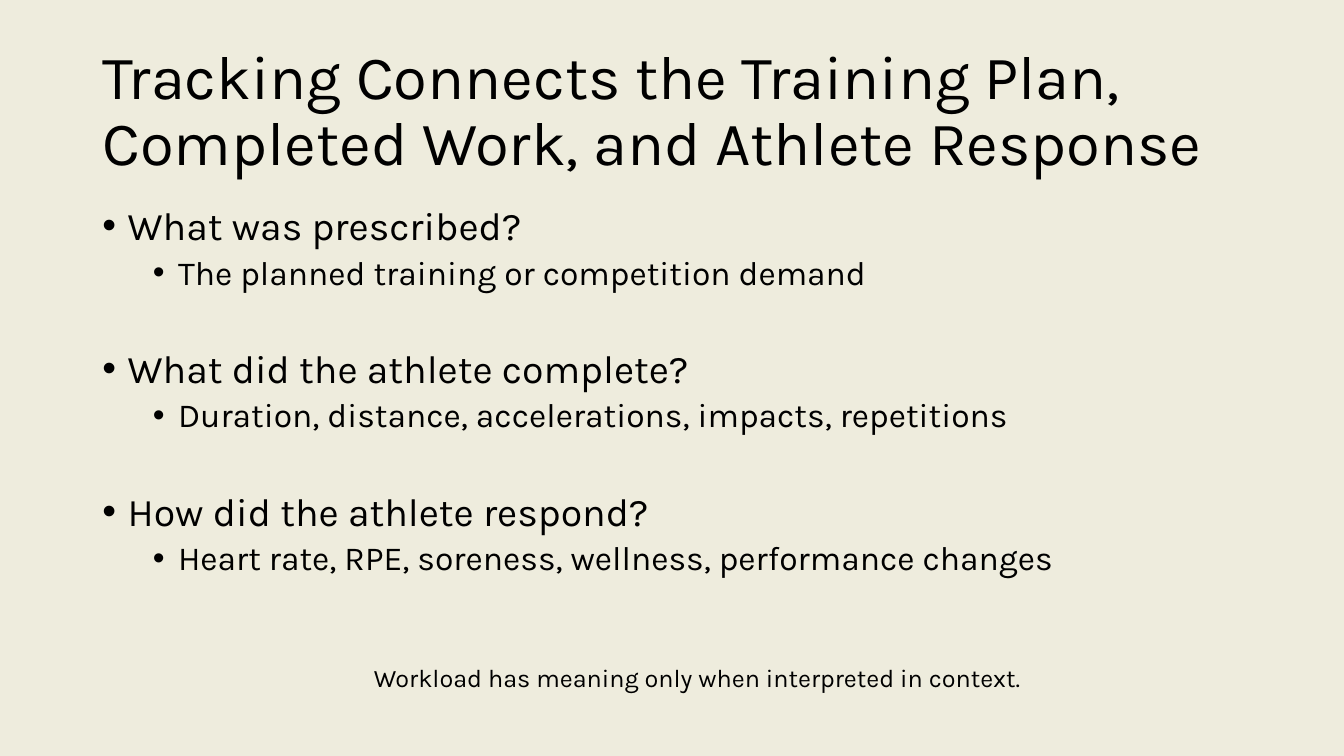
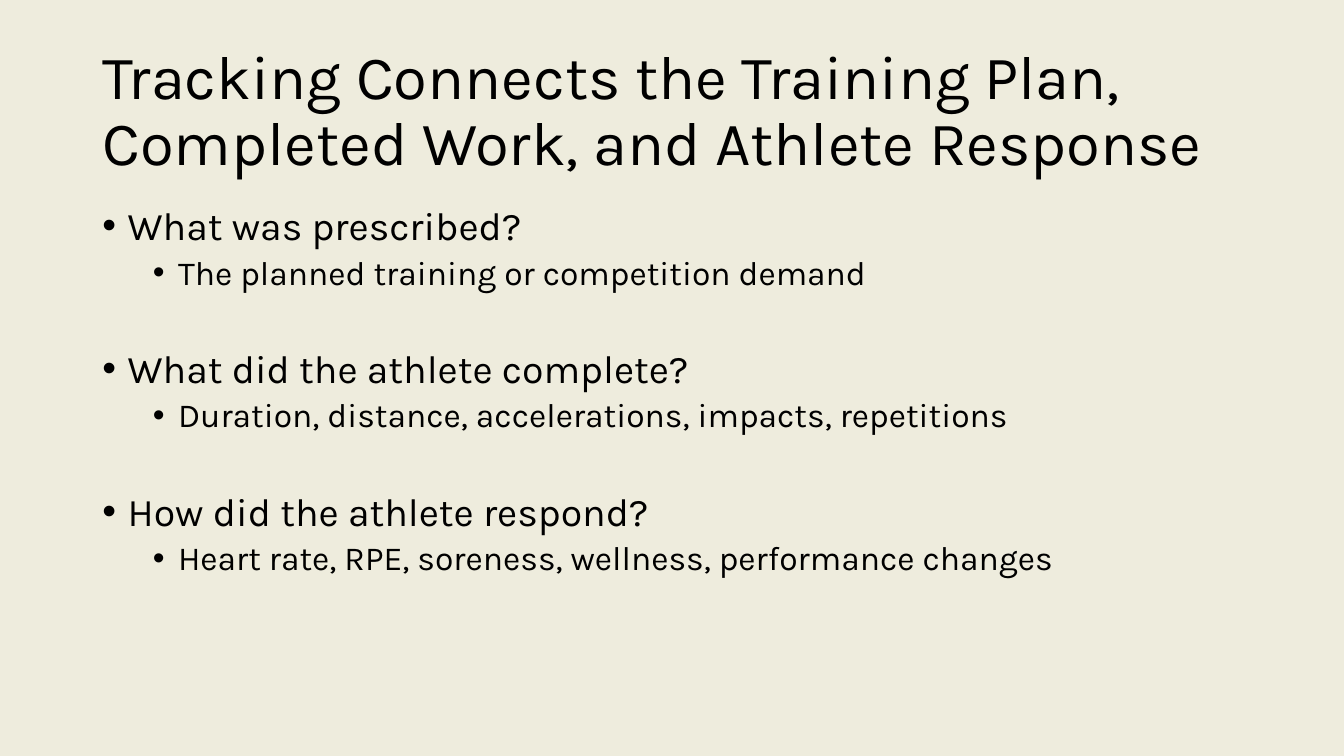
Before and after one commit to onishisaryu/HES-3000-Sports-Data-Analytics, a slide deck: slide 10 of pptx/Lecture2.pptx. Drawn at 1344x756 pixels with LibreOffice and Linux fonts; fonts in the diff are those of the drawing. Boxes give left, top, right and bottom in pixels: in the first picture for what was removed or moved away, otherwise in the second. Text is boxed around its words. In the diff, an @@ line names an element or a change of style, - is before the commit and + after.

Commit message:
L2

```diff
--- a/pptx/Lecture2.pptx
+++ b/pptx/Lecture2.pptx
@@ text removed at bbox=[374, 669, 1020, 693] @@
-  Workload has meaning only when interpreted in context.
```
Also in this commit, not shown: 2 other slides changed.
